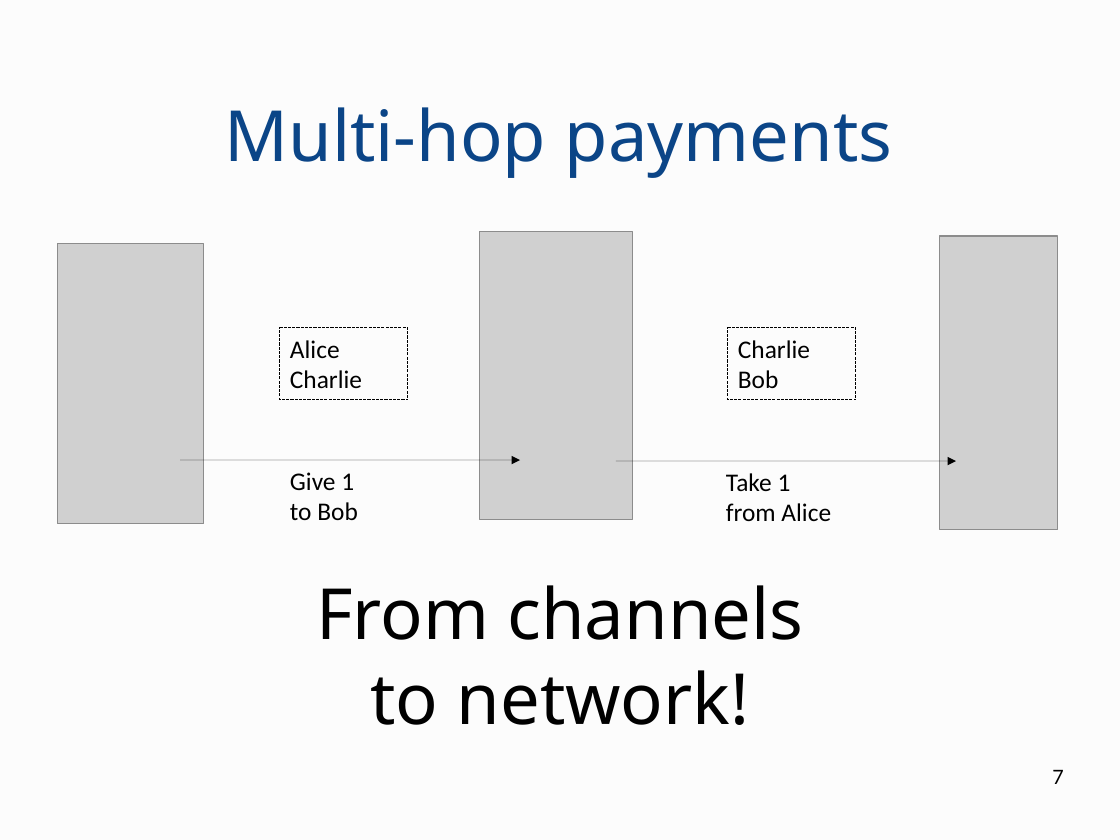
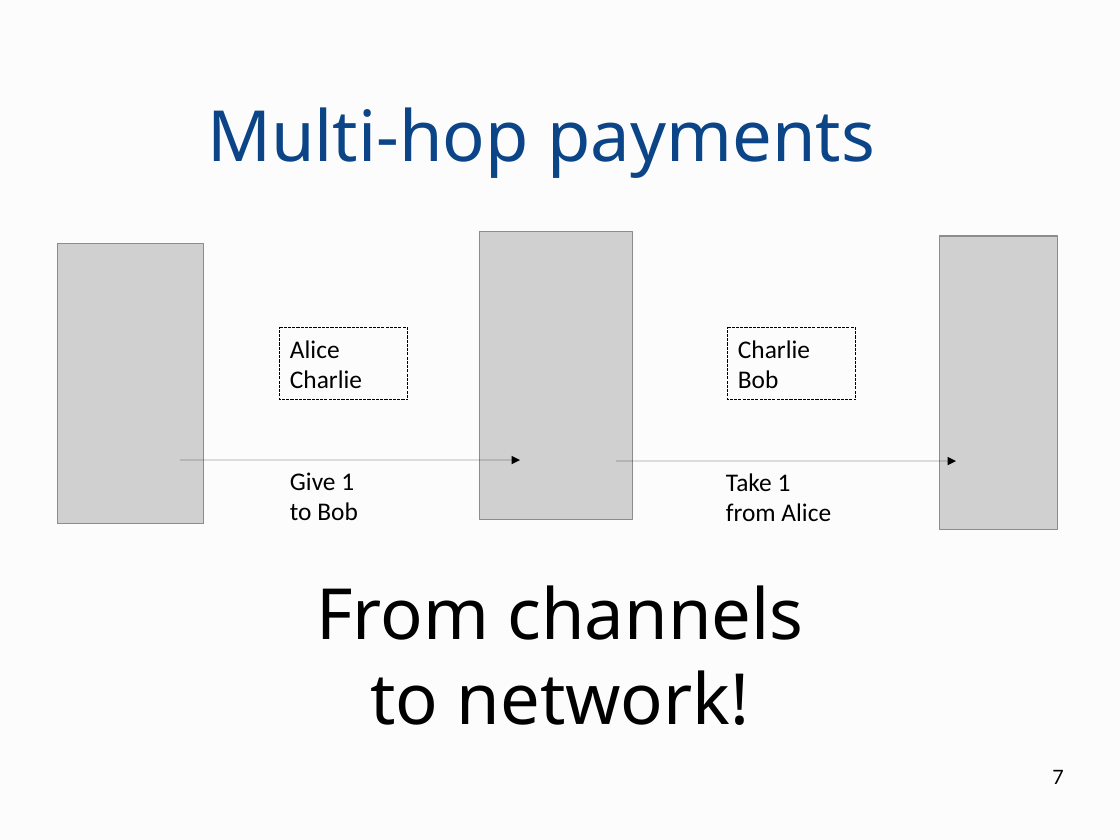
Before and after one commit to OrfeasLitos/PaymentChannels, a slide deck: slide 7 of paper-slides/presentation.odp. Drawn at 1120x840 pixels with LibreOffice and Linux fonts; fonts in the diff are those of the drawing; grey boxes stand for pictures. Boxes give left, top, right and bottom in pixels: in the first picture for what was removed or moved away, otherwise in the second. Text is boxed around its words. In the diff, an @@ line names an element or a change of style, - is before the commit and + after.

```diff
--- a/paper-slides/presentation.odp
+++ b/paper-slides/presentation.odp
@@ title "Multi-hop payments": place and size @@
-title "Multi-hop payments" at [225,107,893,178]
+title "Multi-hop payments" at [207,107,875,178]
```
Also in this commit, not shown: 10 other slides changed, 1 other file.
